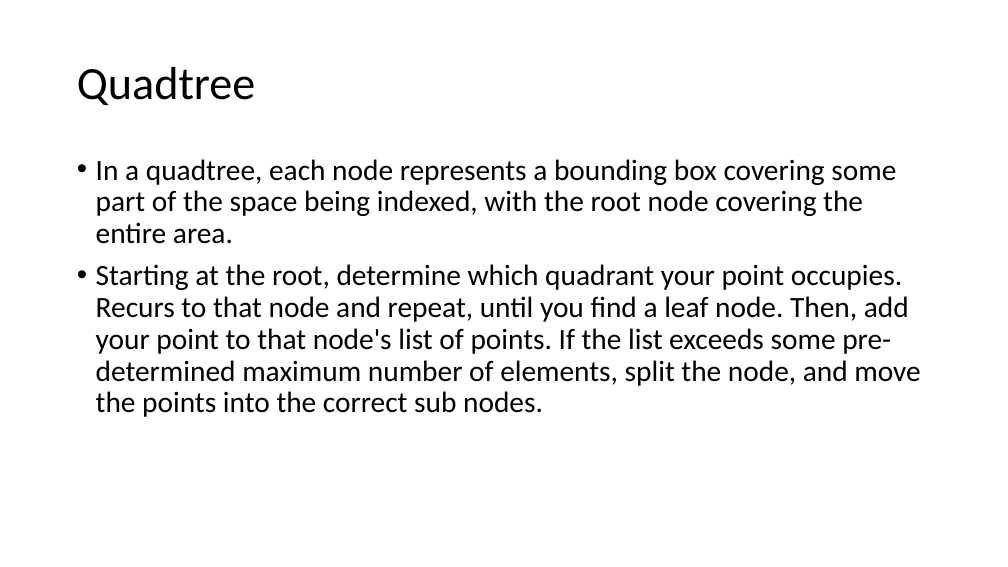
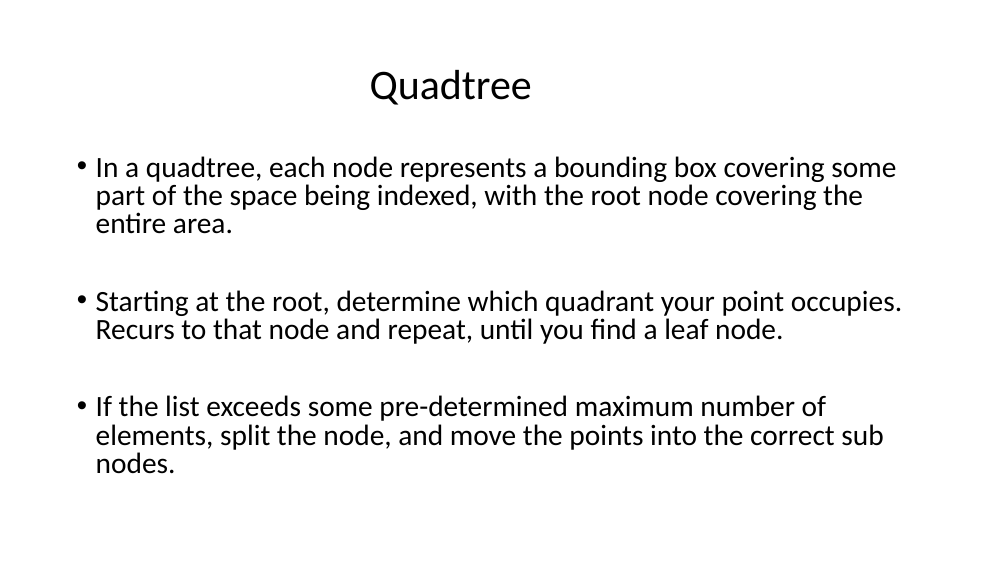
Before and after one commit to thakurshilpa/Places, a slide deck: slide 13 of doc/nearby_location.pptx. Drawn at 1008x567 pixels with LibreOffice and Linux fonts; fonts in the diff are those of the drawing. Boxes give left, top, right and bottom in pixels: in the first picture for what was removed or moved away, otherwise in the second. Text is boxed around its words. In the diff, an @@ line names an element or a change of style, - is before the commit and + after.

Commit message:
formatting

```diff
--- a/doc/nearby_location.pptx
+++ b/doc/nearby_location.pptx
@@ title "Quadtree" at [370, 70, 532, 105]: size 44 to 40 pt @@
@@ text at [96, 156, 896, 234]: line spacing 0.9 to 0.8 @@
@@ text at [96, 290, 902, 474]: text changed @@
-• Starting at the root, determine which quadrant your point occupies. Recurs to that node and repeat, until you find a leaf node. Then, add your point to that node's list of points. If the list exceeds some pre-determined maximum number of elements, split the node, and move the points into the correct sub nodes.
+• Starting at the root, determine which quadrant your point occupies. Recurs to that node and repeat, until you find a leaf node.
+• If the list exceeds some pre-determined maximum number of elements, split the node, and move the points into the correct sub nodes.
```
Also in this commit, not shown: 10 other slides changed.
